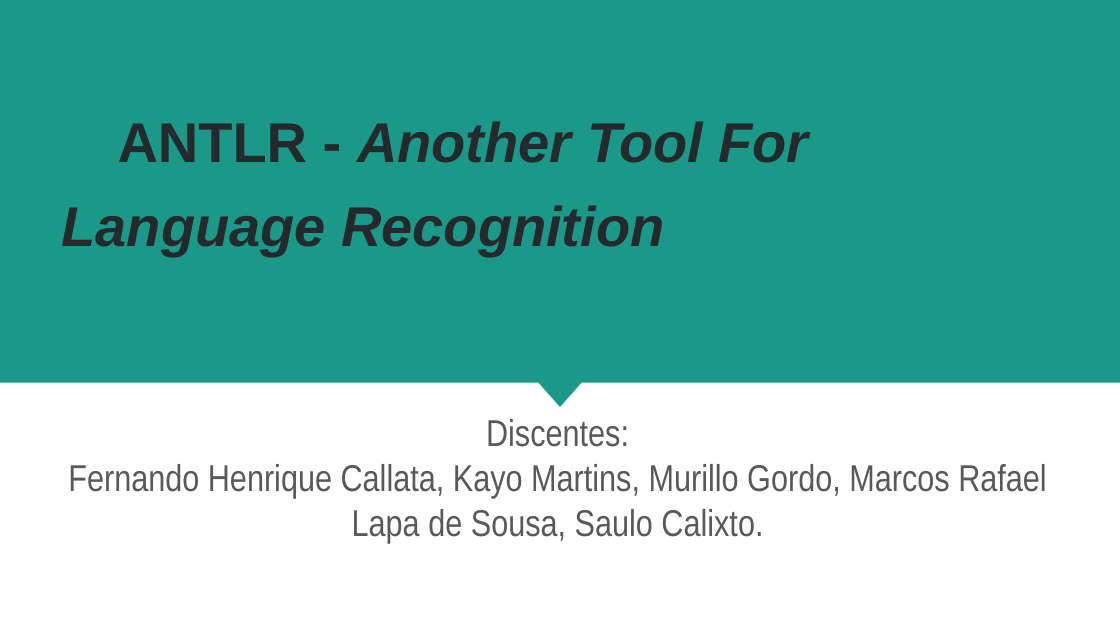
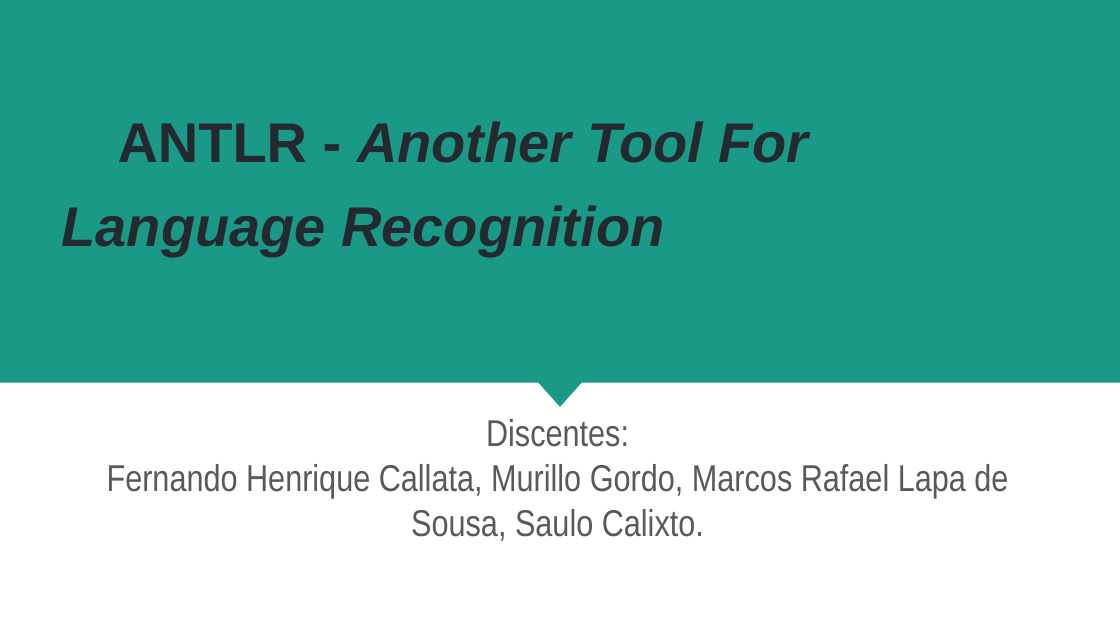
Before and after one commit to fernandohre/metodo, a slide deck: slide 1 of Apresentação ANTLR.pptx. Drawn at 1120x630 pixels with LibreOffice and Linux fonts; fonts in the diff are those of the drawing. Boxes give left, top, right and bottom in pixels: in the first picture for what was removed or moved away, otherwise in the second. Text is boxed around its words. In the diff, an @@ line names an element or a change of style, - is before the commit and + after.

```diff
--- a/Apresentação ANTLR.pptx
+++ b/Apresentação ANTLR.pptx
@@ subtitle at [107, 464, 1008, 541]: text changed @@
-Fernando Henrique Callata, Kayo Martins, Murillo Gordo, Marcos Rafael Lapa de Sousa, Saulo Calixto.
+Fernando Henrique Callata, Murillo Gordo, Marcos Rafael Lapa de Sousa, Saulo Calixto.
```
Also in this commit, not shown: 2 other slides changed, 1 slide added.
